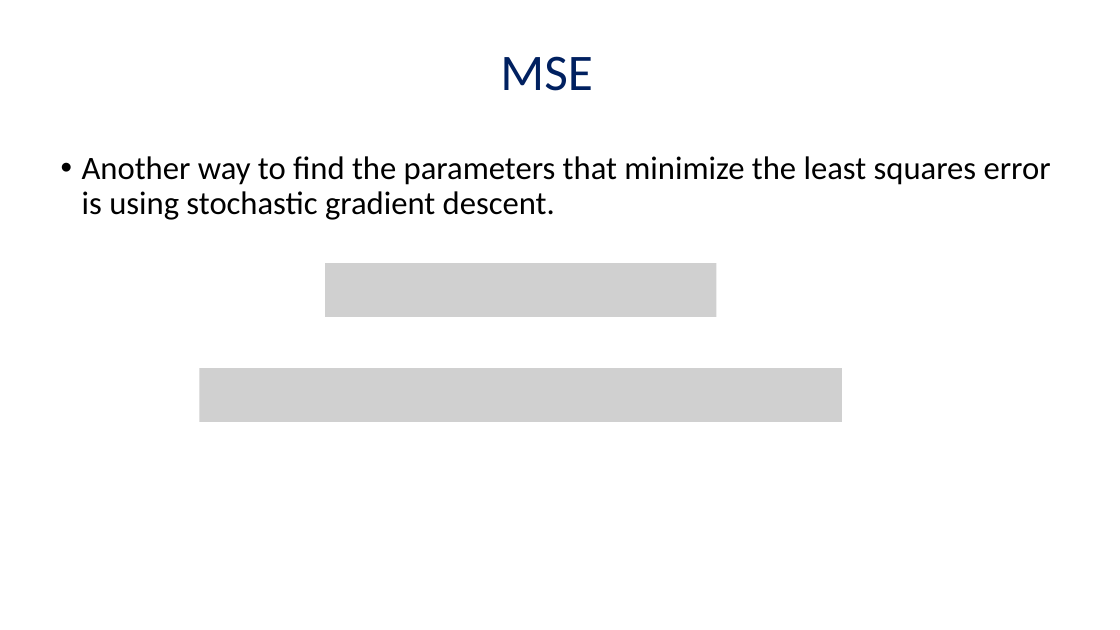
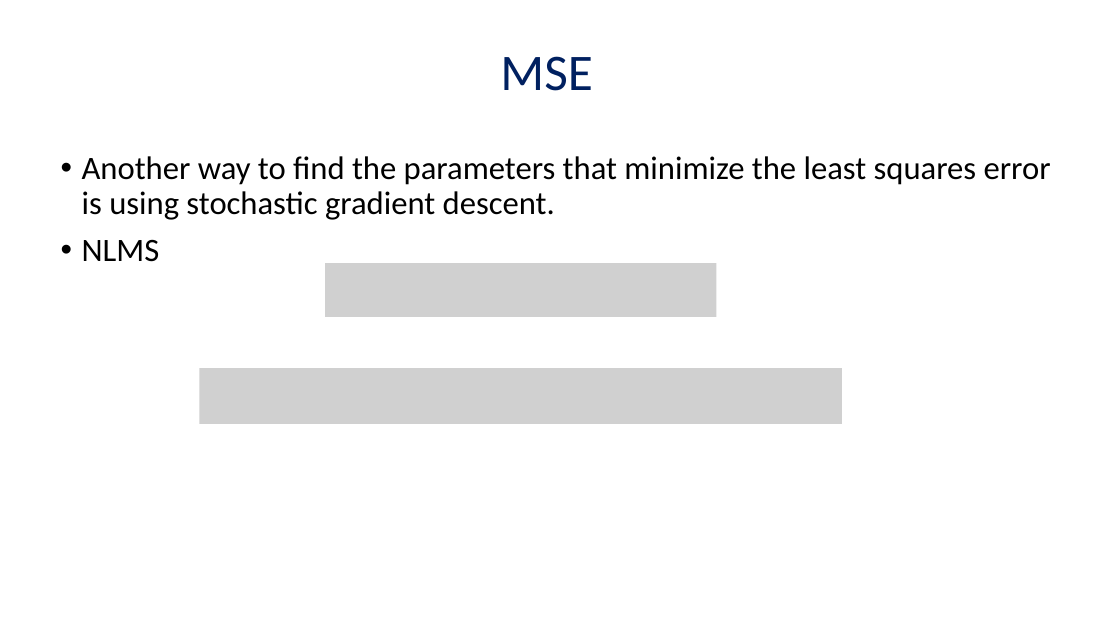
Before and after one commit to AdirCN/DPD, a slide deck: slide 21 of documents/Final Presentation.pptx (slide 20 before the commit). Drawn at 1120x630 pixels with LibreOffice and Linux fonts; fonts in the diff are those of the drawing; grey boxes stand for pictures. Boxes give left, top, right and bottom in pixels: in the first picture for what was removed or moved away, otherwise in the second. Text is boxed around its words. In the diff, an @@ line names an element or a change of style, - is before the commit and + after.

```diff
--- a/documents/Final Presentation.pptx
+++ b/documents/Final Presentation.pptx
@@ text at (82, 239, 160, 262): paragraph added @@
+• NLMS
```
Also in this commit, not shown: 8 other slides changed, 3 slides added, 1 other file.
